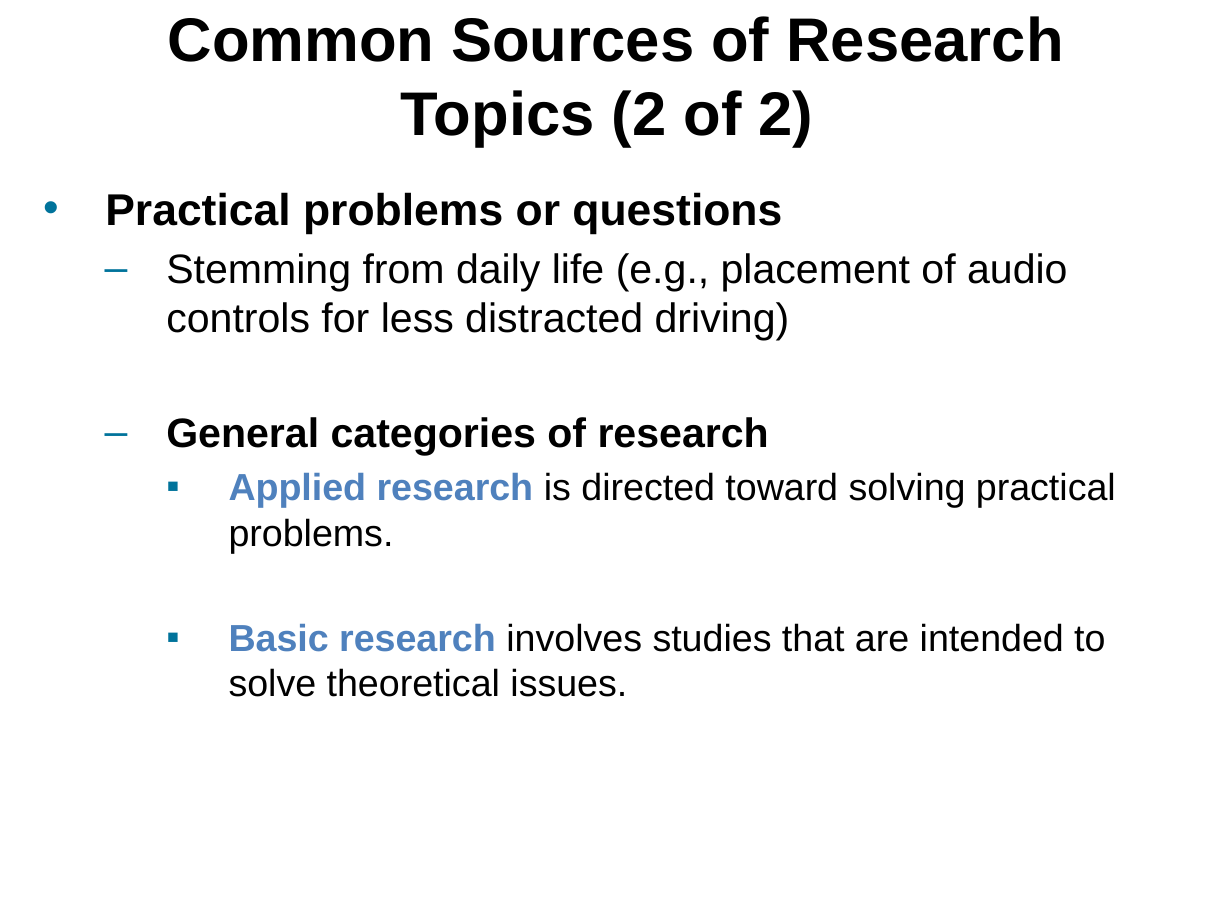
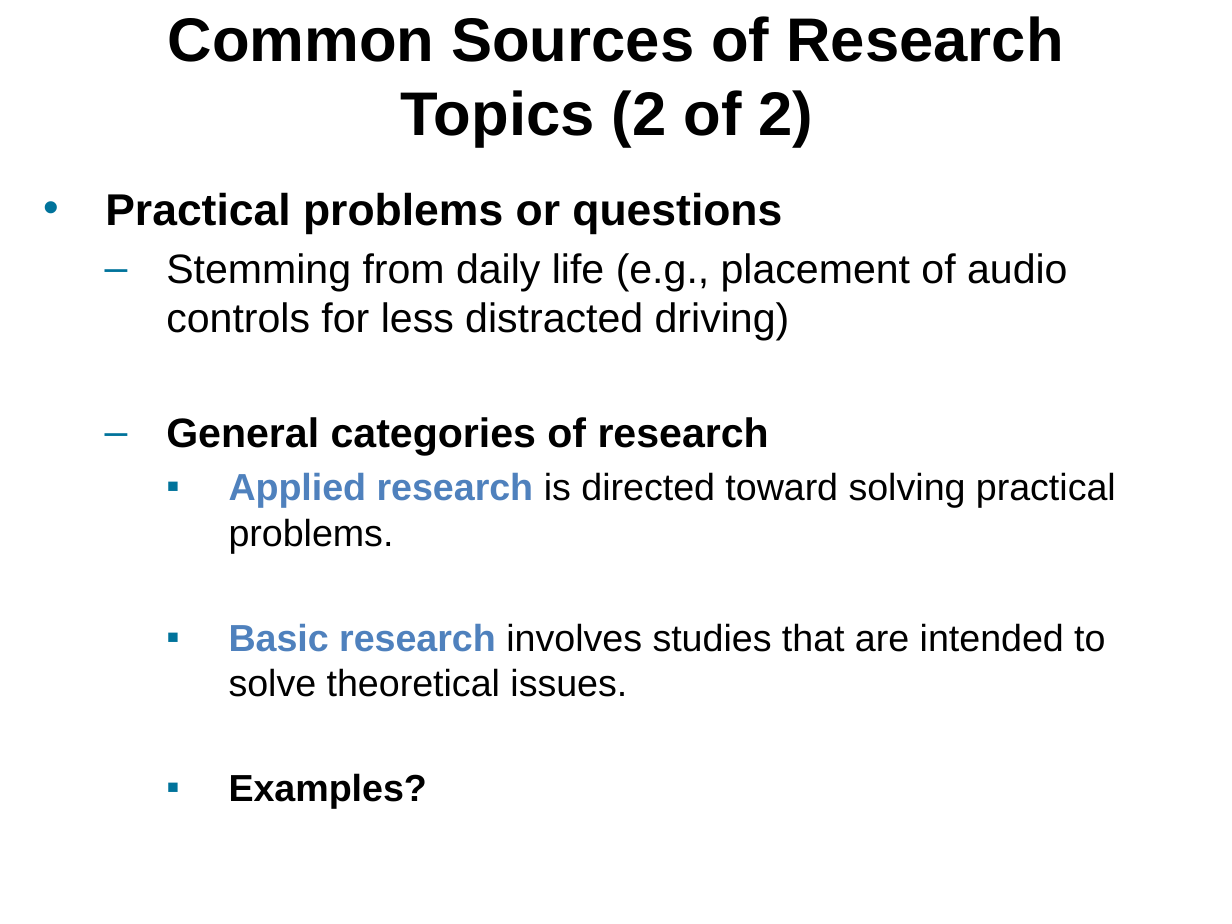
Before and after one commit to npm27/Teaching-Materials, a slide deck: slide 8 of Research Methods/Slides/Chapter 2.pptx (slide 4 before the commit). Drawn at 1232x924 pixels with LibreOffice and Linux fonts; fonts in the diff are those of the drawing. Boxes give left, top, right and bottom in pixels: in the first picture for what was removed or moved away, otherwise in the second. Text is boxed around its words. In the diff, an @@ line names an element or a change of style, - is before the commit and + after.

```diff
--- a/Research Methods/Slides/Chapter 2.pptx
+++ b/Research Methods/Slides/Chapter 2.pptx
@@ text at [229,773,427,809]: paragraph added @@
+    ▪ Examples?
```
Also in this commit, not shown: 4 slides added, 5 other files.
